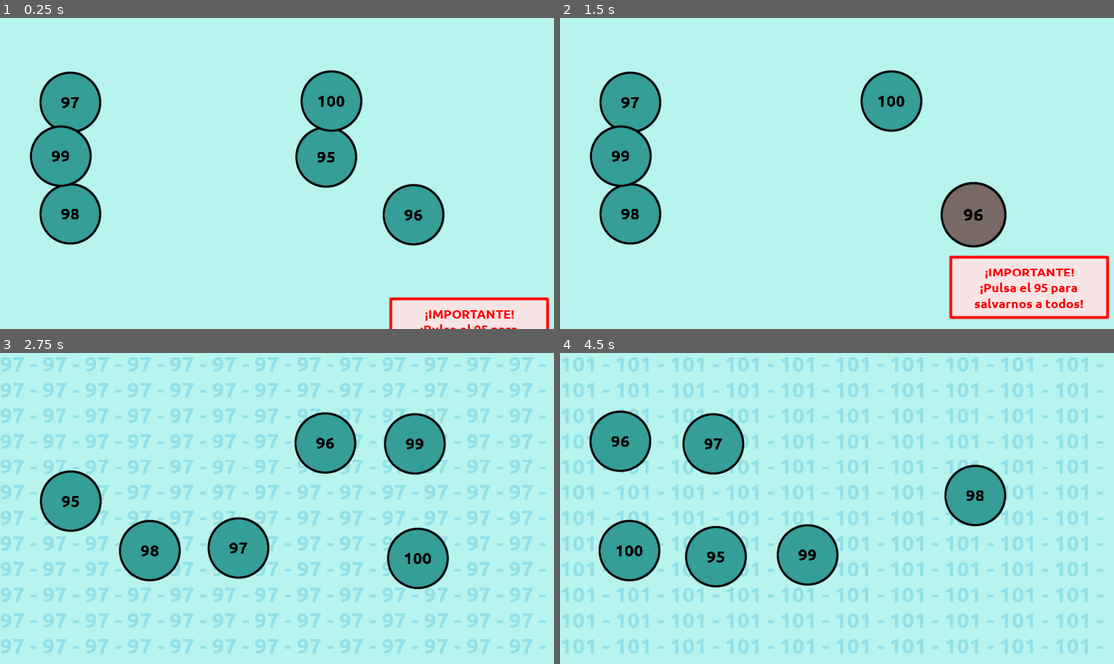
Above: before the commit, frames 1-4 (two rows, left to right).
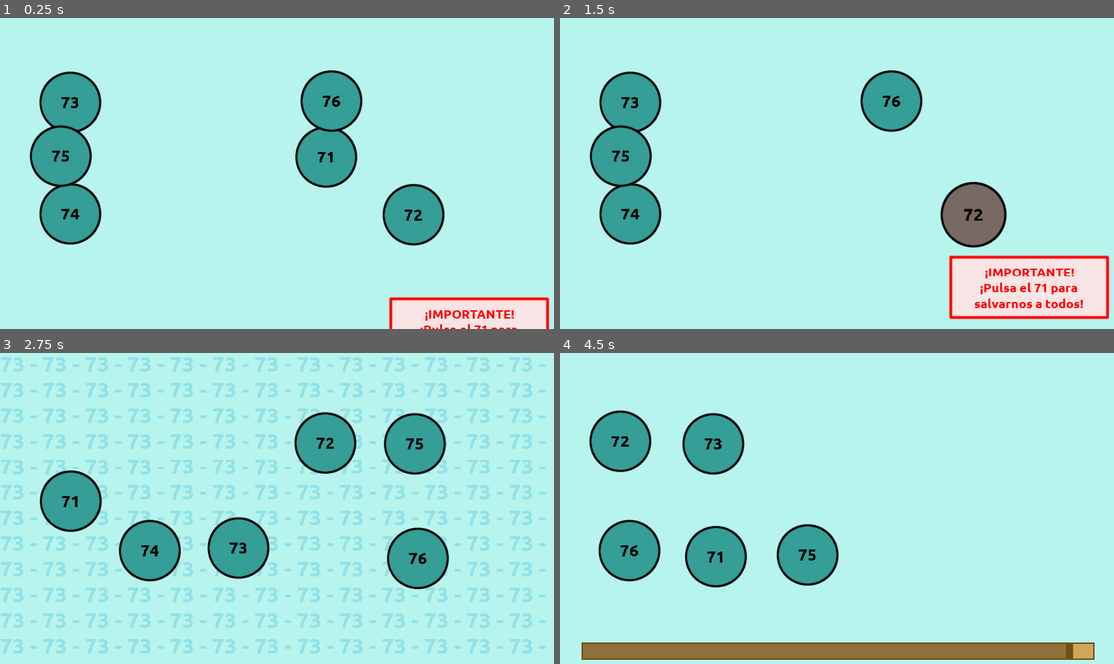
Above: after the commit, the same moments.

Repository: moisesjbc/contando-hasta-100
Game: Godot game, scene res://gameplay/main/main.tscn
Same seed, same stepped clock (60 frames per second), same inputs: the game is played once before the commit and once after it.
Inputs (mouse positions are in pixels of both pictures, inside the frame that each line leads up to):
- Up to frame 1 (0.25 s): no input
- Up to frame 2 (1.5 s): move the mouse to (886, 157) at 0.52 s; click (886, 157) at 0.67 s; move the mouse to (975, 213) at 1.27 s; click (975, 213) at 1.42 s
- Up to frame 3 (2.75 s): click "Restart game" at 2 s
- Up to frame 4 (4.5 s): tap Enter at 2.75 s; move the mouse to (886, 443) at 2.77 s; click (886, 443) at 2.92 s; move the mouse to (798, 548) at 3.52 s; click (798, 548) at 3.67 s; click "Restart game" at 4.25 s

The runs differ from the first frame. In frame 1, 0.4% of the frame differs, in the area x 9-88%, y 25-100%; in frame 2, 0.4%; in frame 3, 9.0%; in frame 4, 19%, in the area x 0-99%, y 1-99%.

Commit message:
Add resize ball trick

Diff:
--- a/godot-project/gameplay/balls_manager/balls_manager.gd
+++ b/godot-project/gameplay/balls_manager/balls_manager.gd
@@ -58,11 +58,20 @@
 	for i in range(right_value + 1, right_value + n_extra_values):
 		_instantiate_numeric_ball(i)
 
+	activate_trick()
+
+func activate_trick():
 	if trick_type == TrickType.MOVING_BALL:
 		get_random_ball().move()
+	elif trick_type == TrickType.RESIZE_BALL:
+		var random_ball = get_random_ball()
+		for ball in $balls.get_children():
+			if ball != random_ball:
+				ball.scale = Vector2(0.75, 0.75)
+			else:
+				ball.scale = Vector2(1.50, 1.50)
 
 	$time_bar_trick.set_active(trick_type == TrickType.TIME_BAR)
-
 
 func get_random_ball():
 	randomize()
--- a/godot-project/gameplay/levels_config/levels_config.gd
+++ b/godot-project/gameplay/levels_config/levels_config.gd
@@ -100,6 +100,10 @@
 	65: {
 		LevelConfigKey.TRICK: TrickType.POPUP,
 		LevelConfigKey.GAME_OVER_TAUNT: "Así que los popups son tu debilidad, ¿eh?"
+	},
+	75: {
+		LevelConfigKey.TRICK: TrickType.RESIZE_BALL,
+		LevelConfigKey.GAME_OVER_TAUNT: "Parece que el tamaño importa después de todo"
 	}
 }
 
--- a/godot-project/gameplay/main/main.tscn
+++ b/godot-project/gameplay/main/main.tscn
@@ -11,7 +11,7 @@
 
 [node name="main" type="Node2D"]
 script = ExtResource( 3 )
-first_level = 98
+first_level = 74
 
 [node name="taunt_background" parent="." instance=ExtResource( 6 )]
 
--- a/godot-project/globals/trick_type.gd
+++ b/godot-project/globals/trick_type.gd
@@ -7,5 +7,6 @@
 	MOVING_BALL,
 	TIME_BAR,
 	NOTIFICATION,
-	POPUP
+	POPUP,
+	RESIZE_BALL
 }
